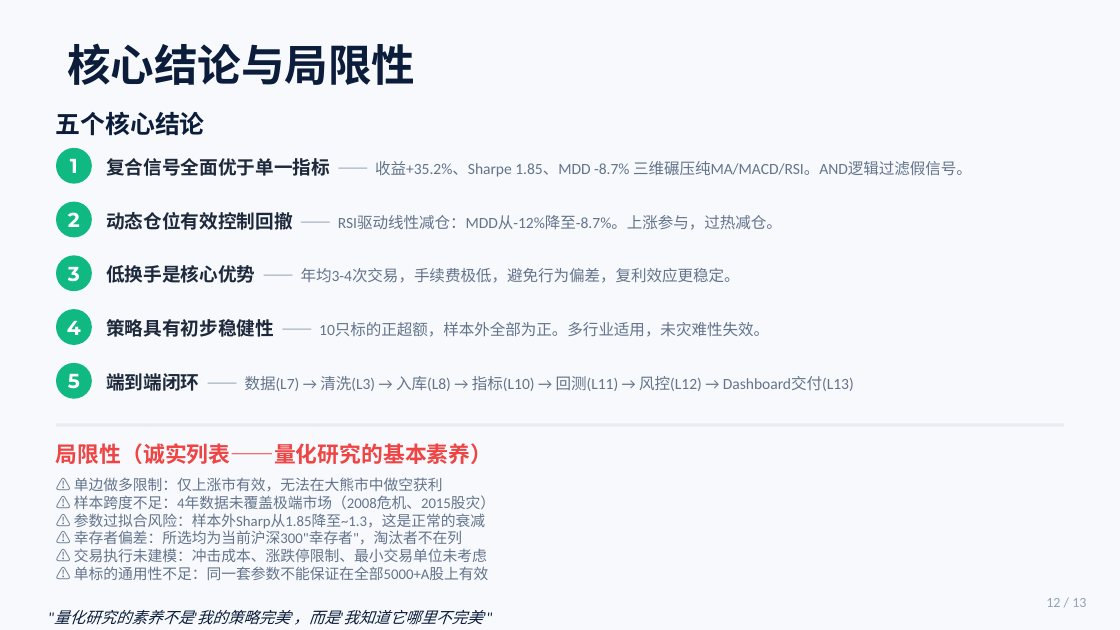
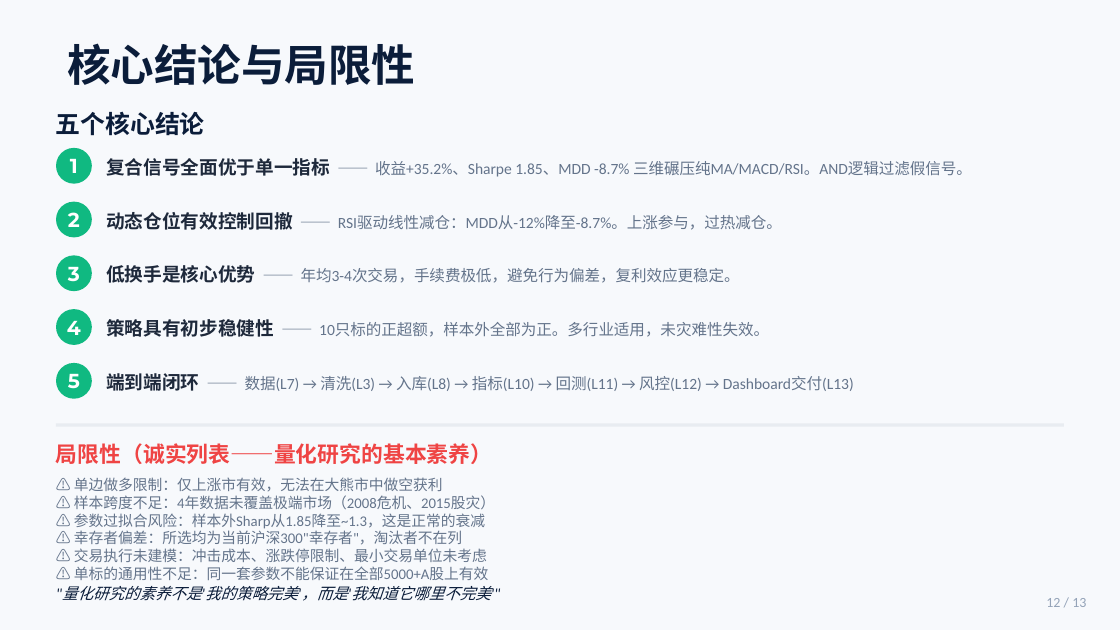
Before and after one commit to 7changecahng/quant-strategy, a slide deck: slide 12 of ppt/答辩PPT_v3.pptx. Drawn at 1120x630 pixels with LibreOffice and Linux fonts; fonts in the diff are those of the drawing. Boxes give left, top, right and bottom in pixels: in the first picture for what was removed or moved away, otherwise in the second. Text is boxed around its words. In the diff, an @@ line names an element or a change of style, - is before the commit and + after.

```diff
--- a/ppt/答辩PPT_v3.pptx
+++ b/ppt/答辩PPT_v3.pptx
@@ text ""量化研究的素养不是'我的策略完美'，而是'我知道它哪里不完美'"": place and size @@
-text ""量化研究的素养不是'我的策略完美'，而是'我知道它哪里不完美'"" at (54,610,482,625)
+text ""量化研究的素养不是'我的策略完美'，而是'我知道它哪里不完美'"" at (62,586,490,601)
```
Also in this commit, not shown: 6 other slides changed, 1 slide removed, 2 other files.
